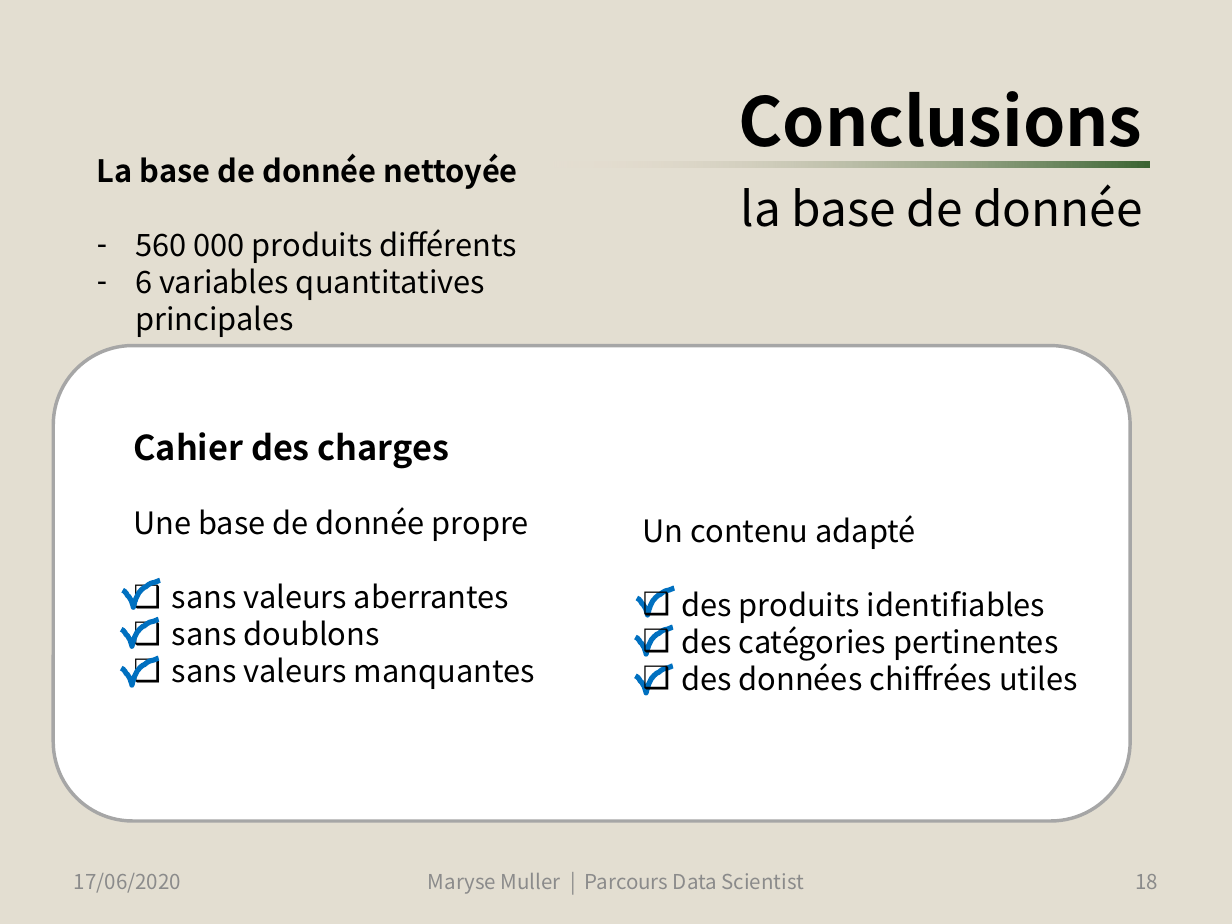
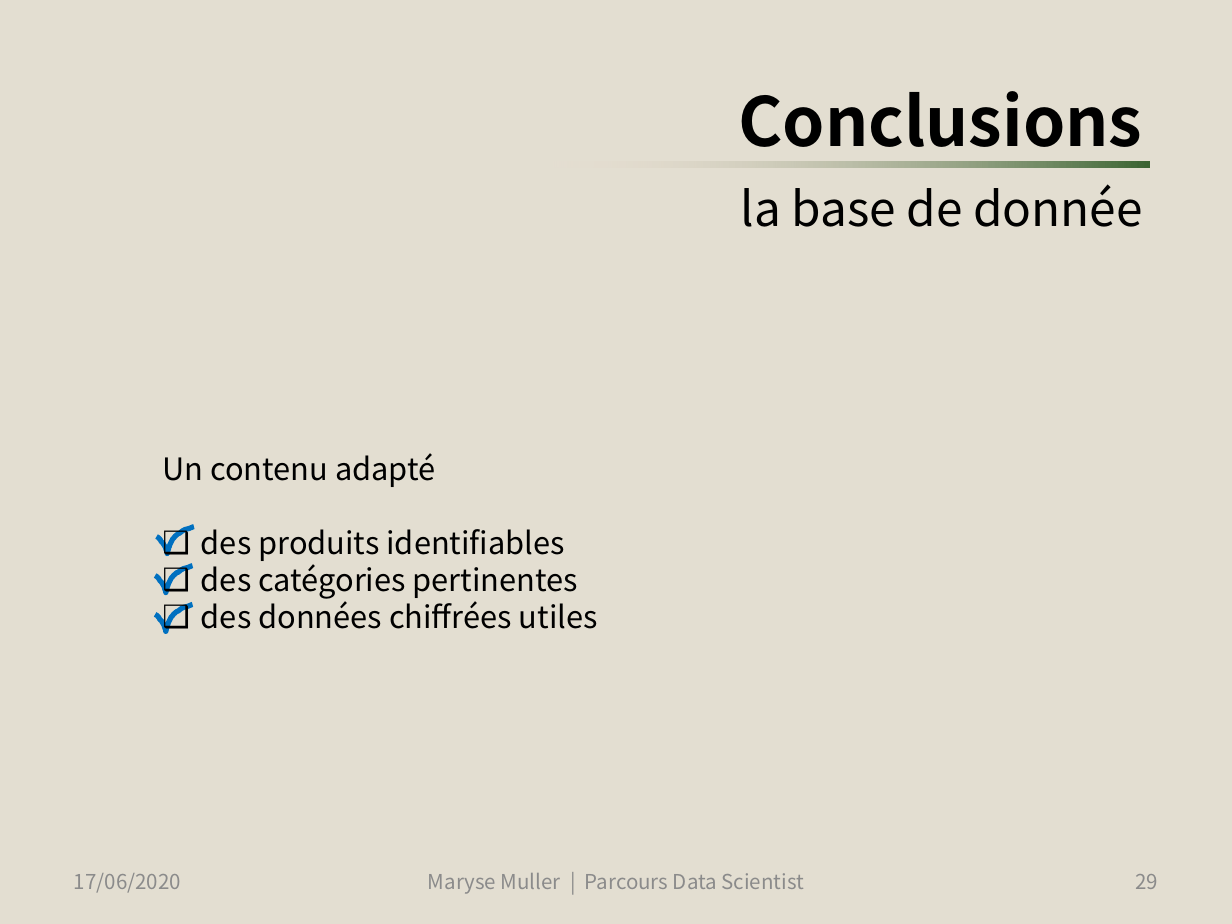
Before and after one commit to SmellyArmure/OC_DS_Project4, a slide deck: slide 29 of PRESENTATION/Projet4.pptx (slide 18 before the commit). Drawn at 1232x924 pixels with LibreOffice and Linux fonts; fonts in the diff are those of the drawing. Boxes give left, top, right and bottom in pixels: in the first picture for what was removed or moved away, otherwise in the second. Text is boxed around its words. In the diff, an @@ line names an element or a change of style, - is before the commit and + after.

```diff
--- a/PRESENTATION/Projet4.pptx
+++ b/PRESENTATION/Projet4.pptx
@@ text removed at box(97, 153, 518, 300) @@
-La base de donnée nettoyée
-– 560 000 produits différents
-– 6 variables quantitatives principales
@@ rounded rectangle removed at box(53, 346, 1130, 822) @@
@@ text removed at box(133, 432, 535, 689) @@
-Cahier des charges
-Une base de donnée propre
-❑ sans valeurs aberrantes
-❑ sans doublons
-❑ sans valeurs manquantes
@@ freeform shape removed at box(123, 580, 160, 607) @@
@@ freeform shape removed at box(121, 620, 158, 647) @@
@@ 3 freeform shapes, 1 text: place and size @@
-3 freeform shapes, 1 text at box(636, 515, 1078, 694)
+3 freeform shapes, 1 text at box(155, 453, 598, 632)
@@ freeform shape removed at box(121, 658, 158, 685) @@
@@ page number at box(1135, 874, 1158, 889): text changed @@
-18
+29
```
Also in this commit, not shown: 9 other slides changed, 18 slides added, 7 slides removed, 20 other files.
